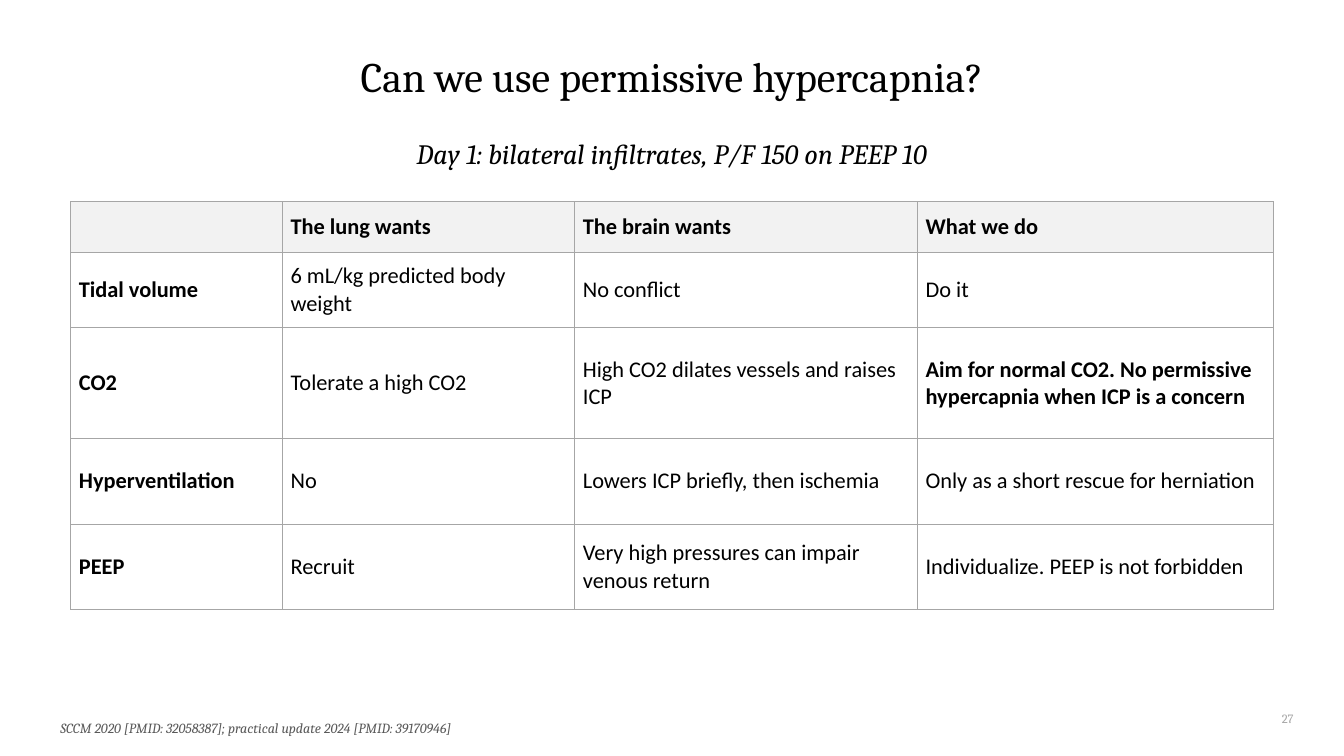
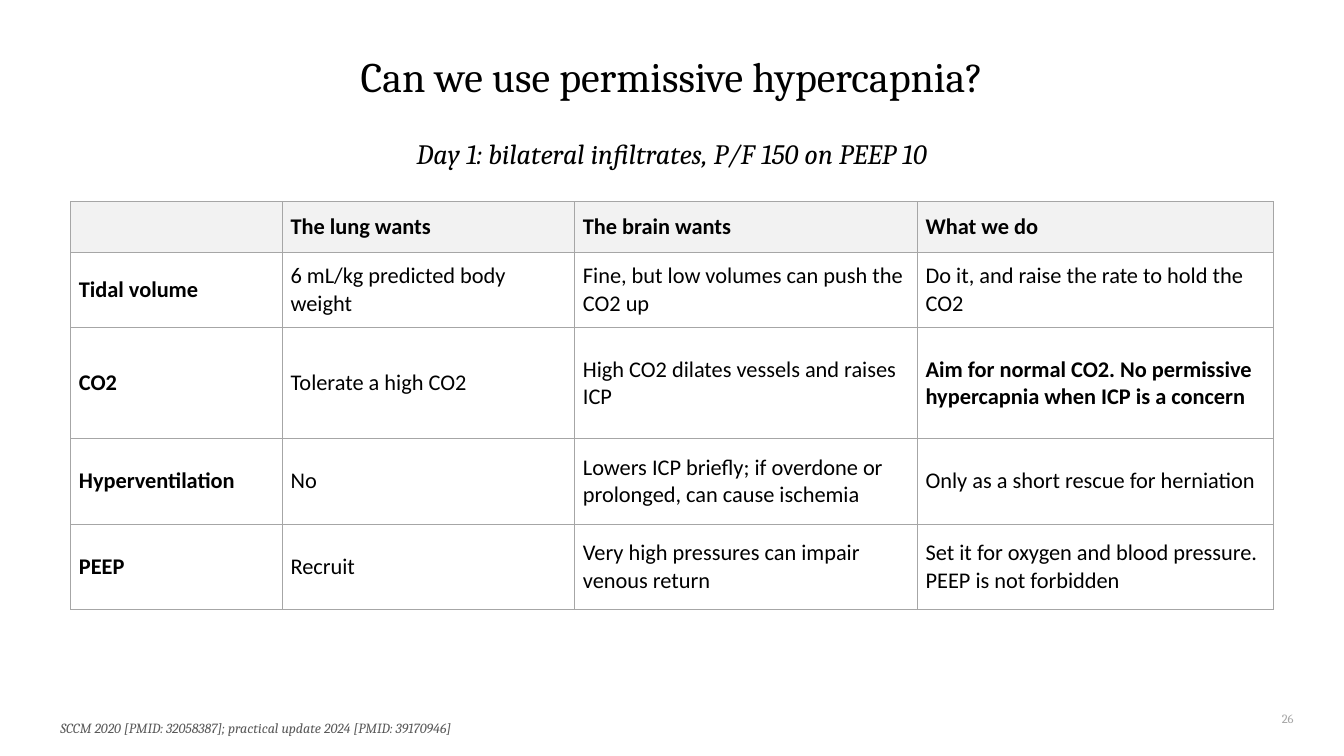
Before and after one commit to qaddodi/mohammad-almeqdadi-lectures, a slide deck: slide 26 of lectures/acute-liver-failure-aclf-in-icu/ALF and ACLF in the ICU.pptx (slide 27 before the commit). Drawn at 1344x756 pixels with LibreOffice and Linux fonts; fonts in the diff are those of the drawing. Boxes give left, top, right and bottom in pixels: in the first picture for what was removed or moved away, otherwise in the second. Text is boxed around its words. In the diff, an @@ line names an element or a change of style, - is before the commit and + after.

```diff
--- a/lectures/acute-liver-failure-aclf-in-icu/ALF and ACLF in the ICU.pptx
+++ b/lectures/acute-liver-failure-aclf-in-icu/ALF and ACLF in the ICU.pptx
@@ table at <box>71,202,1273,592</box> @@
-row 2, column 3: No conflict
+row 2, column 3: Fine, but low volumes can push the CO2 up
-row 2, column 4: Do it
+row 2, column 4: Do it, and raise the rate to hold the CO2
-row 4, column 3: Lowers ICP briefly, then ischemia
+row 4, column 3: Lowers ICP briefly; if overdone or prolonged, can cause ischemia
-row 5, column 4: Individualize. PEEP is not forbidden
+row 5, column 4: Set it for oxygen and blood pressure. PEEP is not forbidden
@@ page number at <box>1282,715,1294,723</box>: text changed @@
-27
+26
```
Also in this commit, not shown: 33 other slides changed, 5 slides added, 1 slide removed, 2 other files.
